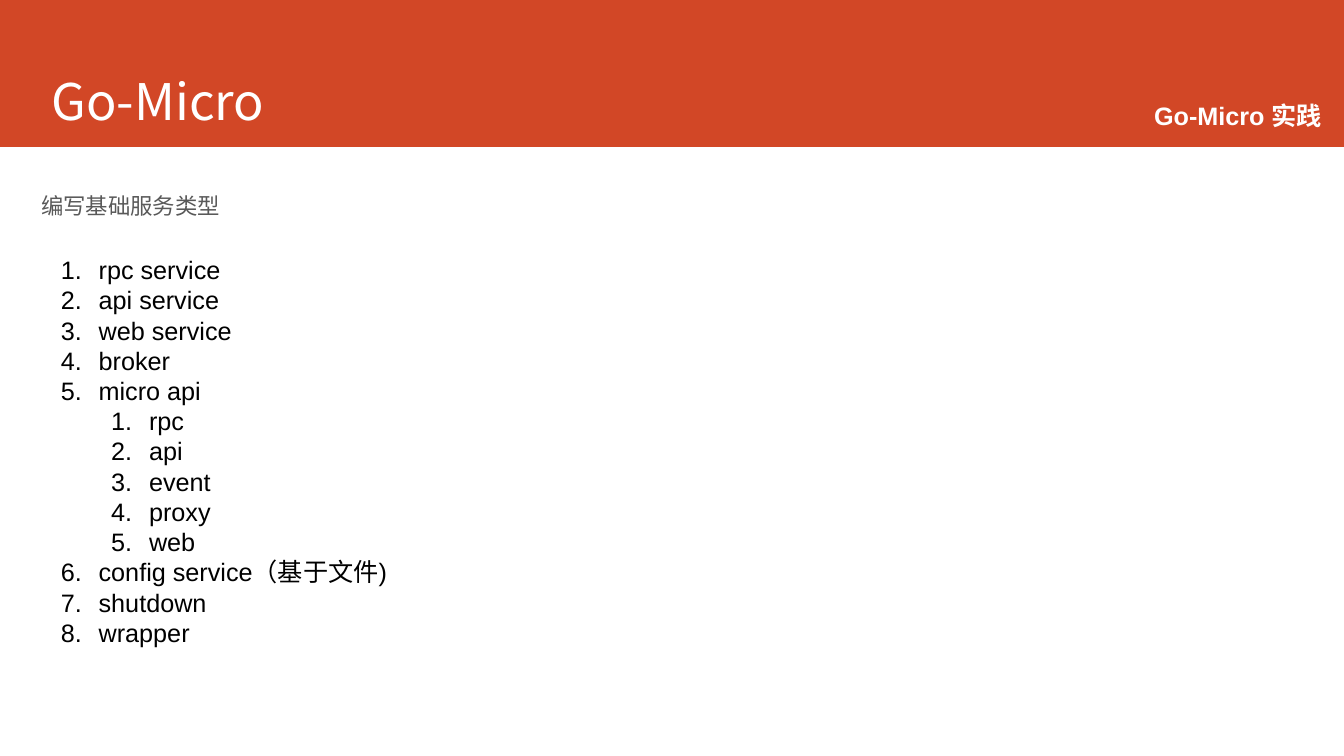
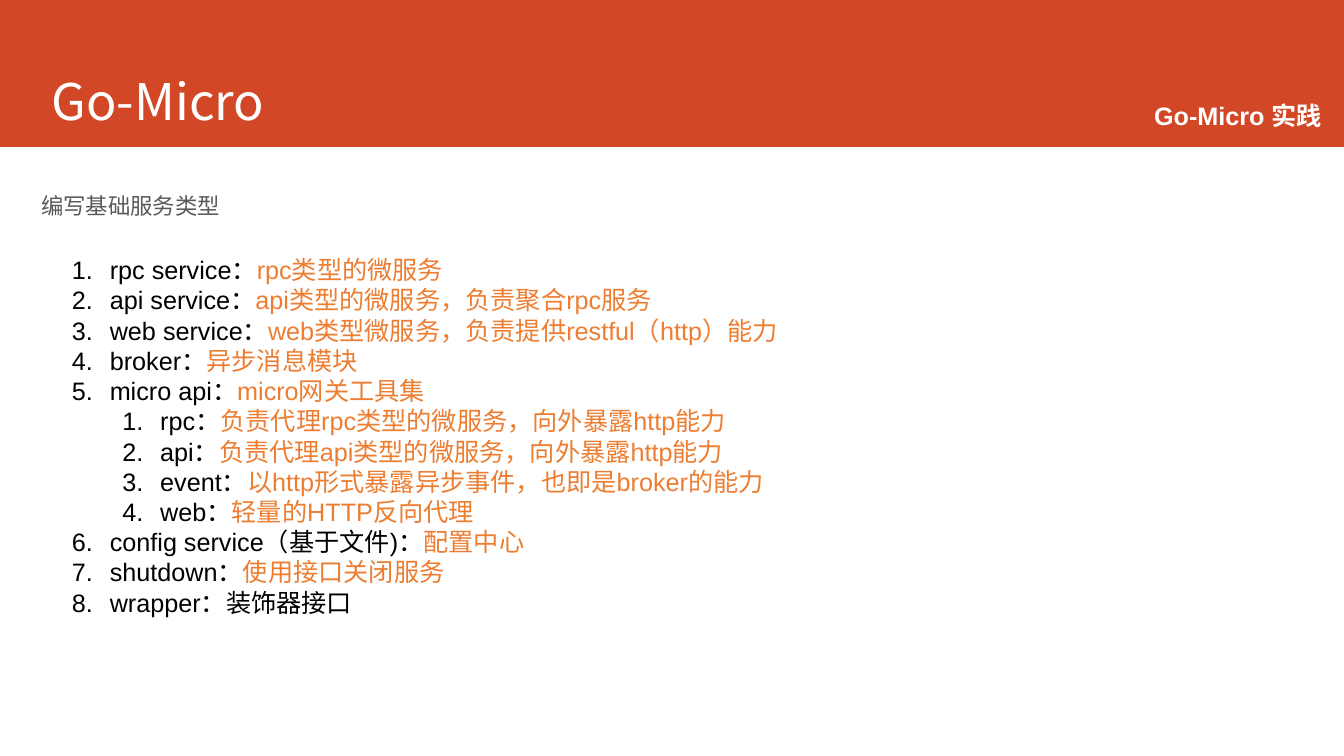
Before and after one commit to printfcoder/printfcoder, a slide deck: slide 66 of course/for-emc/course-for-emc.pptx. Drawn at 1344x756 pixels with LibreOffice and Linux fonts; fonts in the diff are those of the drawing; background and template pictures are left out. Boxes give left, top, right and bottom in pixels: in the first picture for what was removed or moved away, otherwise in the second. Text is boxed around its words. In the diff, an @@ line names an element or a change of style, - is before the commit and + after.

```diff
--- a/course/for-emc/course-for-emc.pptx
+++ b/course/for-emc/course-for-emc.pptx
@@ text at (x1=110, y1=259, x2=778, y2=617): text changed; text colour #000000 to #ED7D31 @@
-  1. rpc service
-  2. api service
-  3. web service
-  4. broker
-  5. micro api
-    1. rpc
-    2. api
-    3. event
-    4. proxy
-    5. web
-  6. config service（基于文件)
-  7. shutdown
-  8. wrapper
+  1. rpc service：rpc类型的微服务
+  2. api service：api类型的微服务，负责聚合rpc服务
+  3. web service：web类型微服务，负责提供restful（http）能力
+  4. broker：异步消息模块
+  5. micro api：micro网关工具集
+    1. rpc：负责代理rpc类型的微服务，向外暴露http能力
+    2. api：负责代理api类型的微服务，向外暴露http能力
+    3. event：以http形式暴露异步事件，也即是broker的能力
+    4. web：轻量的HTTP反向代理
+  6. config service（基于文件)：配置中心
+  7. shutdown：使用接口关闭服务
+  8. wrapper：装饰器接口
```
Also in this commit, not shown: 9 other files.
